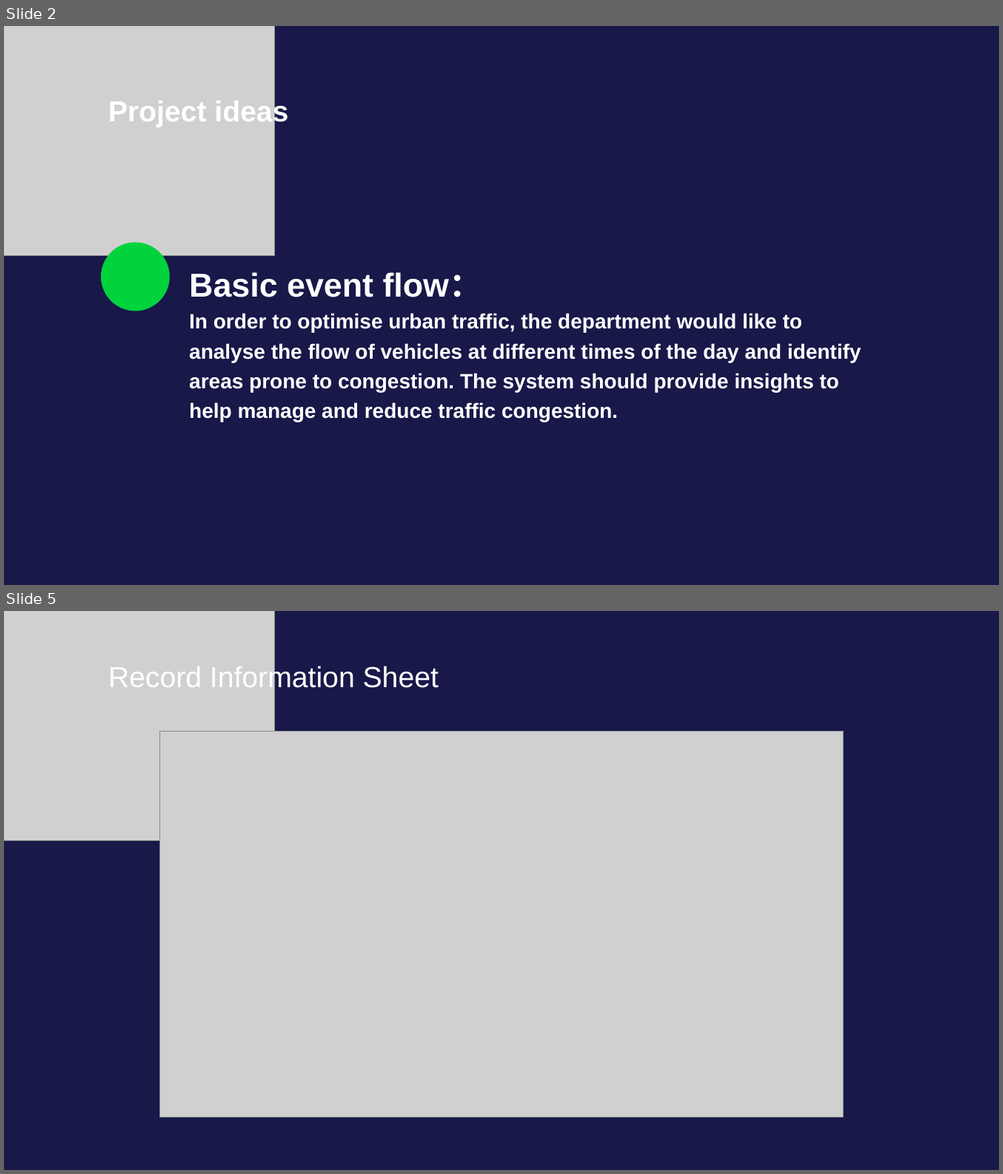
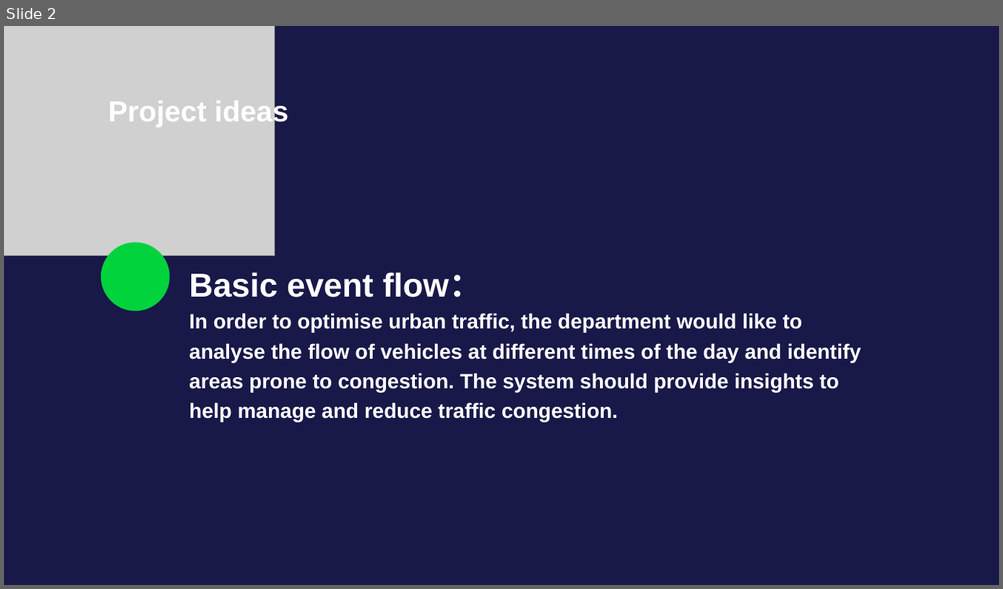
Before and after one commit to LZPMPC005L/Vehicle-management, a slide deck: Vehicle management.pptx. Shown one above the other, each under a label of ours: slides 2 and 5 before the commit, slide 2 after it; the slides between them are not shown. The pictures are 1003x1174 and 1003x589 pixels, drawn with LibreOffice and Linux fonts; fonts in the diff are those of the drawing; grey boxes stand for pictures. Boxes give left, top, right and bottom in pixels: in the first picture for what was removed or moved away, otherwise in the second. Text is boxed around its words. In the diff, an @@ line names an element or a change of style, - is before the commit and + after.

```diff
--- a/Vehicle management.pptx
+++ b/Vehicle management.pptx
@@ slide 5 removed at [4, 611, 999, 1170], background #181849 @@
@@ picture removed at [4, 611, 275, 841] @@
@@ text removed at [108, 664, 438, 693] @@
-Record Information Sheet
@@ picture removed at [160, 731, 843, 1118] @@
```
Also in this commit, not shown: 5 slides changed, 7 slides added, 11 other slides removed, 4 other files.
